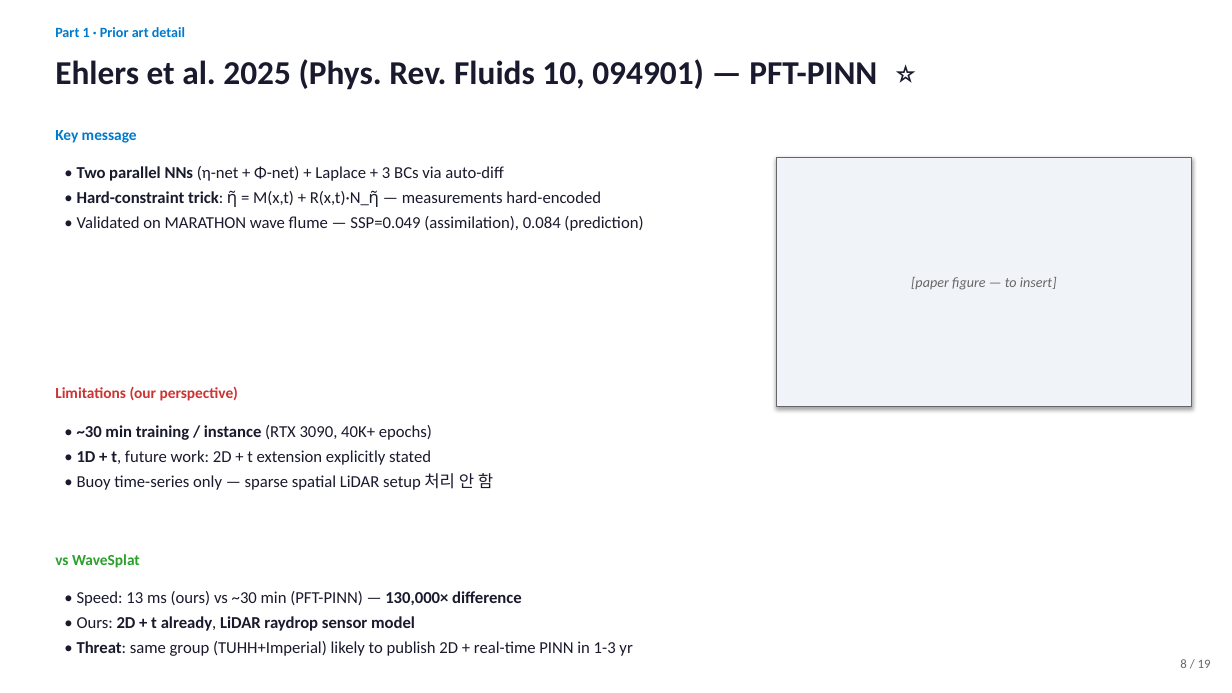
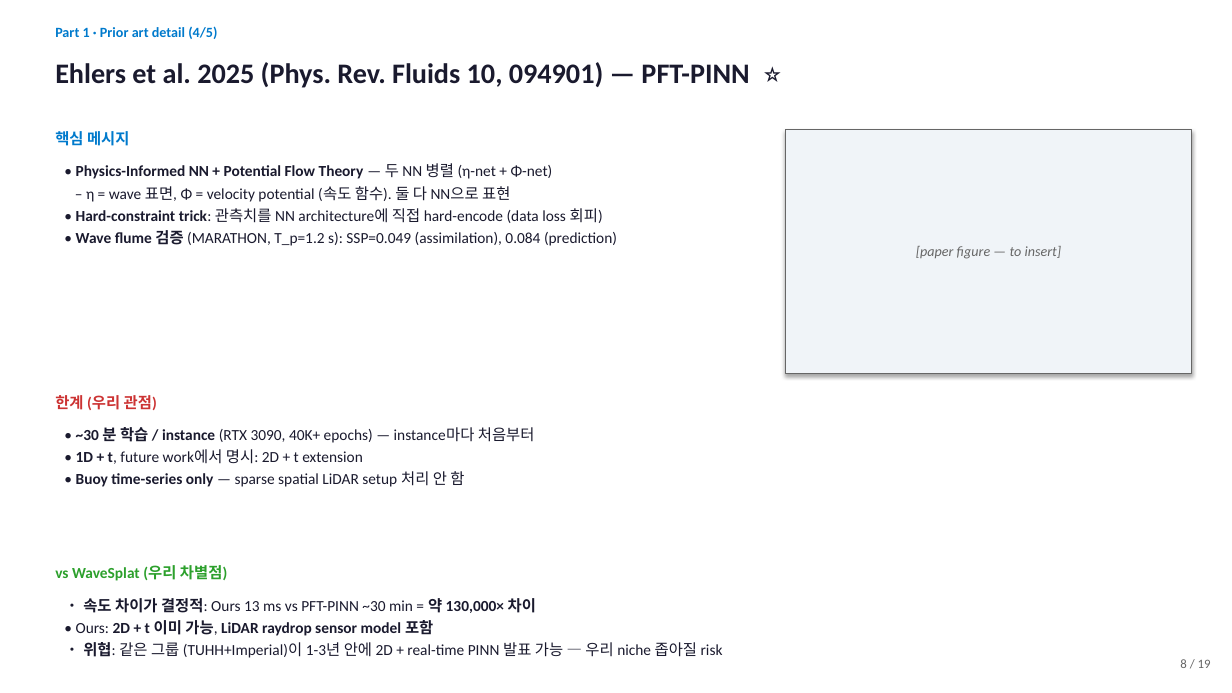
Before and after one commit to SAEYONGPARK94/wavesplat, a slide deck: slide 8 of wavesplat/docs/labmeeting_2026_05_13.pptx. Drawn at 1232x693 pixels with LibreOffice and Linux fonts; fonts in the diff are those of the drawing. Boxes give left, top, right and bottom in pixels: in the first picture for what was removed or moved away, otherwise in the second. Text is boxed around its words. In the diff, an @@ line names an element or a change of style, - is before the commit and + after.

```diff
--- a/wavesplat/docs/labmeeting_2026_05_13.pptx
+++ b/wavesplat/docs/labmeeting_2026_05_13.pptx
@@ text at (x1=55, y1=26, x2=217, y2=39): text changed @@
-Part 1 · Prior art detail
+Part 1 · Prior art detail (4/5)
@@ text "Ehlers et al. 2025 (Phys. ..." at (x1=55, y1=62, x2=749, y2=88): size 26 to 22 pt @@
@@ text at (x1=55, y1=131, x2=129, y2=146): text changed @@
-Key message
+핵심 메시지
@@ rectangle "[paper figure — to insert]" resized from (x1=776, y1=157, x2=1192, y2=407) to (x1=786, y1=129, x2=1192, y2=373) @@
@@ text at (x1=76, y1=163, x2=617, y2=246): text changed; size 13 to 12 pt @@
-• Two parallel NNs (η-net + Φ-net) + Laplace + 3 BCs via auto-diff
-• Hard-constraint trick: η̃ = M(x,t) + R(x,t)·N_η̃ — measurements hard-encoded
-• Validated on MARATHON wave flume — SSP=0.049 (assimilation), 0.084 (prediction)
+• Physics-Informed NN + Potential Flow Theory — 두 NN 병렬 (η-net + Φ-net)
+– η = wave 표면, Φ = velocity potential (속도 함수). 둘 다 NN으로 표현
+• Hard-constraint trick: 관측치를 NN architecture에 직접 hard-encode (data loss 회피)
+• Wave flume 검증 (MARATHON, T_p=1.2 s): SSP=0.049 (assimilation), 0.084 (prediction)
@@ text at (x1=55, y1=395, x2=157, y2=410): text changed @@
-Limitations (our perspective)
+한계 (우리 관점)
@@ text at (x1=76, y1=427, x2=535, y2=464): text changed; size 13 to 12 pt @@
-• ~30 min training / instance (RTX 3090, 40K+ epochs)
-• 1D + t, future work: 2D + t extension explicitly stated
+• ~30 분 학습 / instance (RTX 3090, 40K+ epochs) — instance마다 처음부터
+• 1D + t, future work에서 명시: 2D + t extension
@@ text at (x1=76, y1=471, x2=464, y2=487): size 13 to 12 pt in "• Buoy time-series only — sparse spatial ..."; bold on in "Buoy time-series only"; less space between paragraphs @@
@@ text at (x1=55, y1=565, x2=227, y2=581): text changed @@
-vs WaveSplat
+vs WaveSplat (우리 차별점)
@@ text at (x1=76, y1=598, x2=723, y2=658): text changed; size 13 to 12 pt @@
-• Speed: 13 ms (ours) vs ~30 min (PFT-PINN) — 130,000× difference
-• Ours: 2D + t already, LiDAR raydrop sensor model
-• Threat: same group (TUHH+Imperial) likely to publish 2D + real-time PINN in 1-3 yr
+• 속도 차이가 결정적: Ours 13 ms vs PFT-PINN ~30 min = 약 130,000× 차이
+• Ours: 2D + t 이미 가능, LiDAR raydrop sensor model 포함
+• 위협: 같은 그룹 (TUHH+Imperial)이 1-3년 안에 2D + real-time PINN 발표 가능 — 우리 niche 좁아질 risk
```
Also in this commit, not shown: 24 other slides changed, 1 slide added, 1 slide removed, 2 other files.
